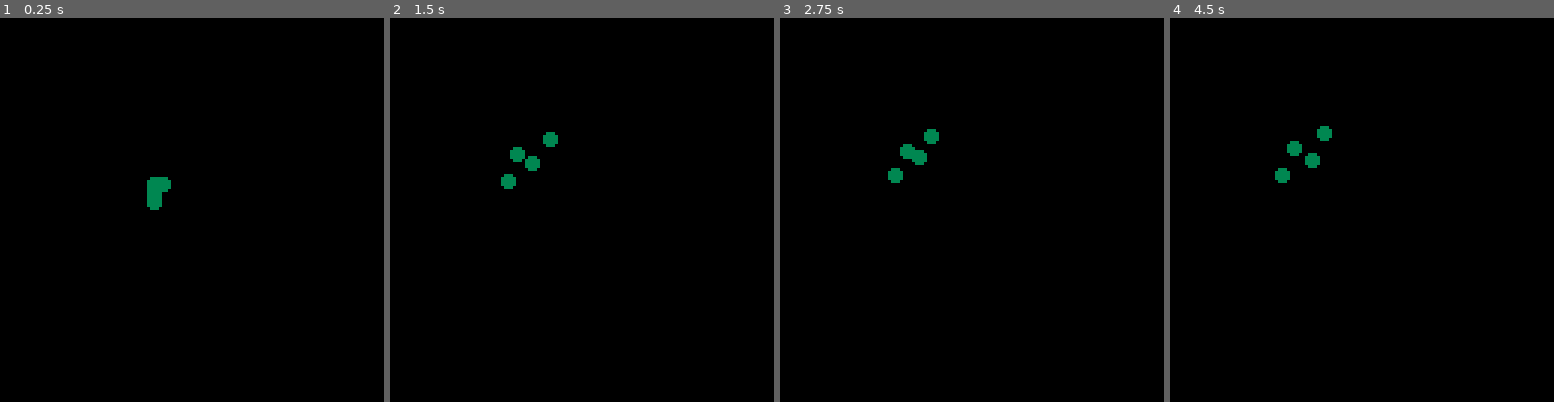
Above: before the commit, frames 1-4 (left to right).
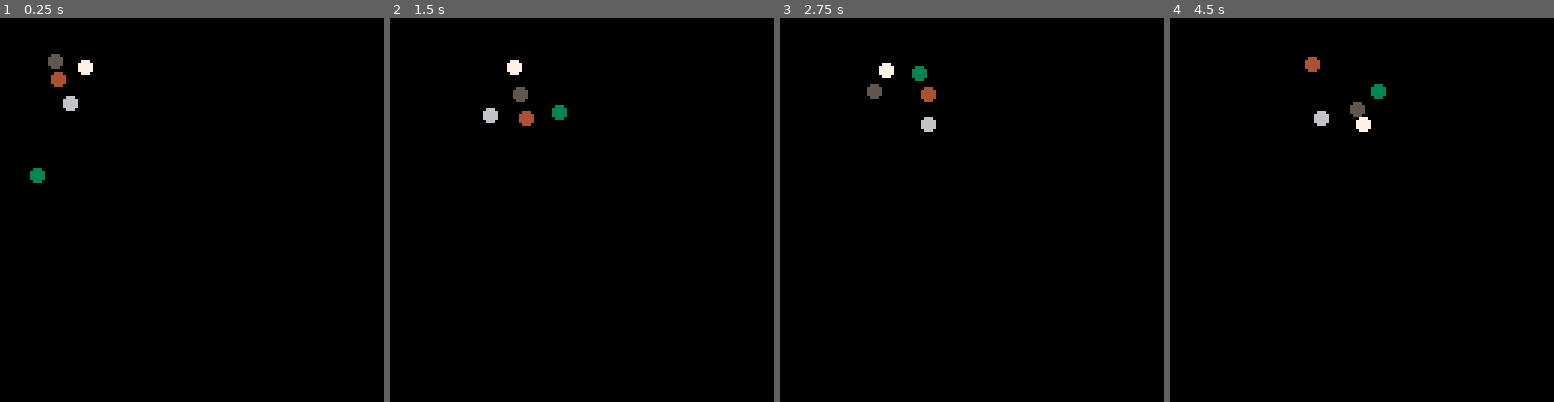
Above: after the commit, the same moments.

Repository: HNE74/pico8
Game: PICO-8 cartridge boids/boids.p8
Two runs of this game, one before a commit and one after it. Both use one fixed random seed, a clock stepped at 60 frames per second and the inputs below.
Inputs:
- Up to frame 1 (0.25 s): no input
- Up to frame 2 (1.5 s): no input
- Up to frame 3 (2.75 s): no input
- Up to frame 4 (4.5 s): no input

The runs differ from the first frame. In frame 1, 1.0% of the frame differs, in the area x 7-45%, y 9-50%; in frame 2, 1.2%, in the area x 24-47%, y 10-45%; in frame 3, 1.1%; in frame 4, 1.2%.

Commit message:
added bound rule

Diff:
--- a/boids/boids.p8
+++ b/boids/boids.p8
@@ -9,20 +9,28 @@
 end
 
 function init_boids()
+  xmin=10
+  xmax=118
+  ymin=10
+  ymax=118
+  bcv=10.0
+
   vlimit=2.0
   dlimit=2.0
   dcorrmag=5.0
 
   boidgrp={}
-  add(boidgrp, create_boid(1,50,70))
-  add(boidgrp, create_boid(2,50,50))
-  add(boidgrp, create_boid(3,60,50))
-  add(boidgrp, create_boid(4,50,60))
-end
-
-function create_boid(id,x,y)
+  add(boidgrp, create_boid(1,10,70,3))
+  add(boidgrp, create_boid(2,10,10,4))
+  add(boidgrp, create_boid(3,20,15,5))
+  add(boidgrp, create_boid(4,5,5,6))
+  add(boidgrp, create_boid(4,5,18,7))
+end
+
+function create_boid(id,x,y,cl)
   boid={}
   boid.id=id
+  boid.cl=cl
   boid.p={} -- position
   boid.p.x=x
   boid.p.y=y
@@ -46,7 +54,7 @@
 function draw_boids()
   color(3)
   for b in all(boidgrp) do
-    circfill(b.p.x,b.p.y,2,3)
+    circfill(b.p.x,b.p.y,2,b.cl)
   end
 end
 
@@ -65,6 +73,9 @@
 
     local v3=keep_distance(b)
     b.d=addvec(b.d,v3)
+
+    local v4=bound_position(b)
+    b.d=addvec(b.d,v4)
   end
 
   for b in all(boidgrp) do
@@ -115,6 +126,22 @@
     end
   end
   return dc
+end
+
+function bound_position(boid)
+  local cv=zerovec()
+  if boid.p.x<xmin then
+    cv.x=10
+  elseif boid.p.x>xmax then
+    cv.x=-10
+  end
+
+  if boid.p.y<ymin then
+    cv.y=10
+  elseif boid.p.y>ymax then
+    cv.y=-10
+  end
+  return cv
 end
 
 function limit_velocity(boid)
